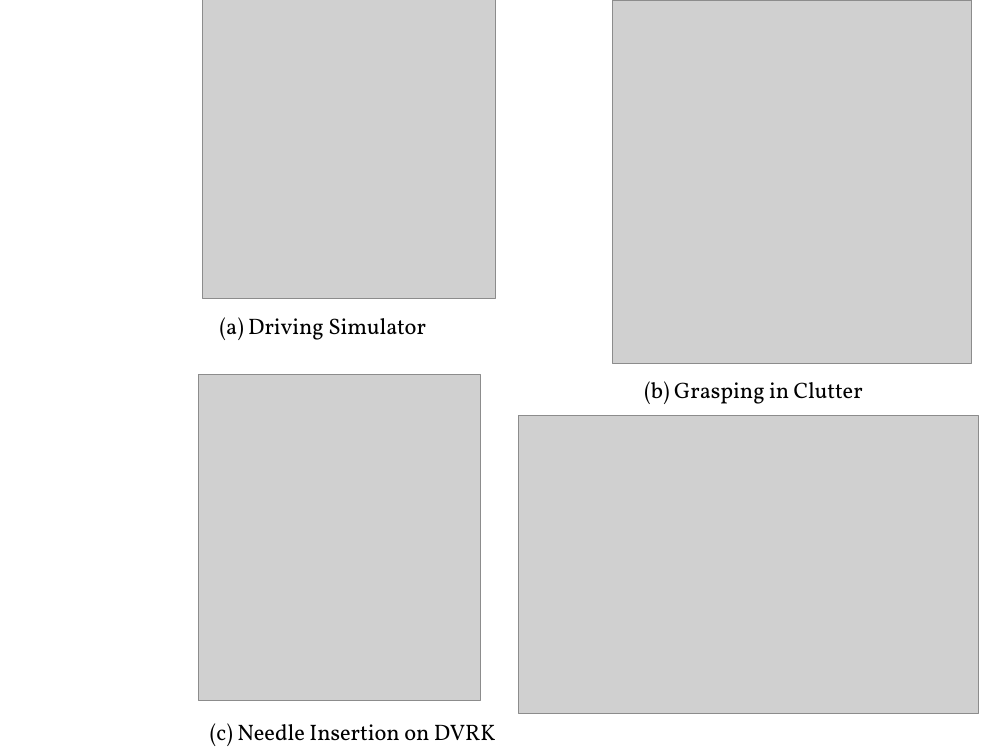
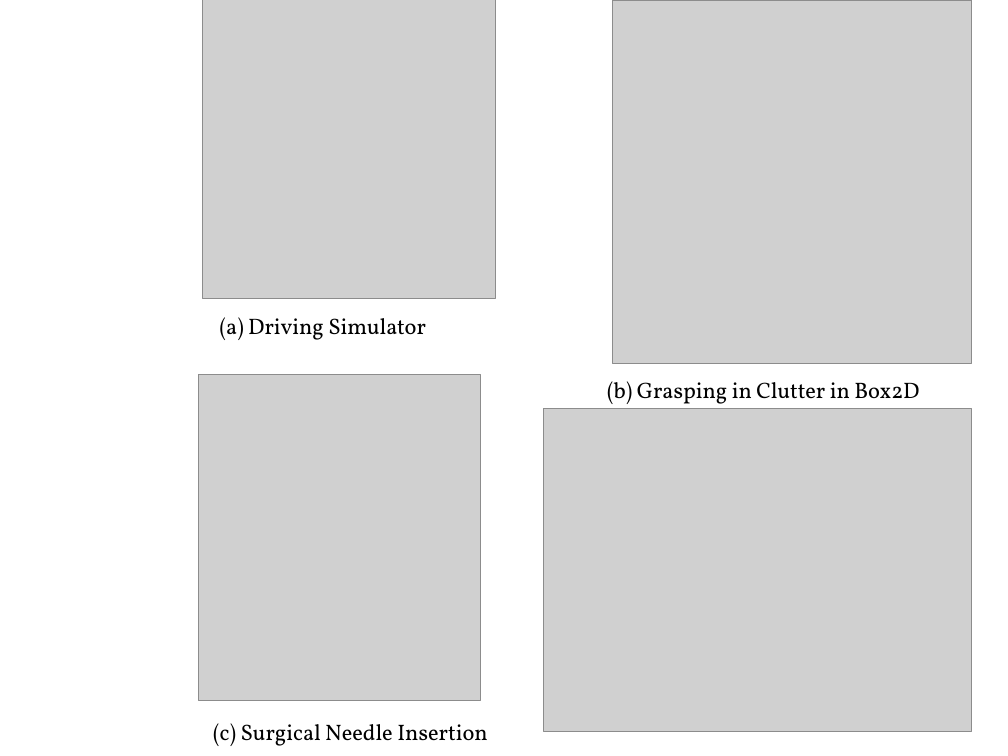
Before and after one commit to mdlaskey/2015_ICRA_SHIV, a slide deck: slide 1 of figures/teaser.pptx. Drawn at 1008x756 pixels with LibreOffice and Linux fonts; fonts in the diff are those of the drawing; grey boxes stand for pictures. Boxes give left, top, right and bottom in pixels: in the first picture for what was removed or moved away, otherwise in the second. Text is boxed around its words. In the diff, an @@ line names an element or a change of style, - is before the commit and + after.

```diff
--- a/figures/teaser.pptx
+++ b/figures/teaser.pptx
@@ text at [607,381,919,409]: text changed @@
-(b) Grasping in Clutter
+(b) Grasping in Clutter in Box2D
@@ picture: place and size @@
-picture at [518,416,979,714]
+picture at [543,408,972,731]
@@ text at [213,723,488,746]: text changed @@
-(c) Needle Insertion on DVRK
+(c) Surgical Needle Insertion
```
Also in this commit, not shown: 4 other files.
